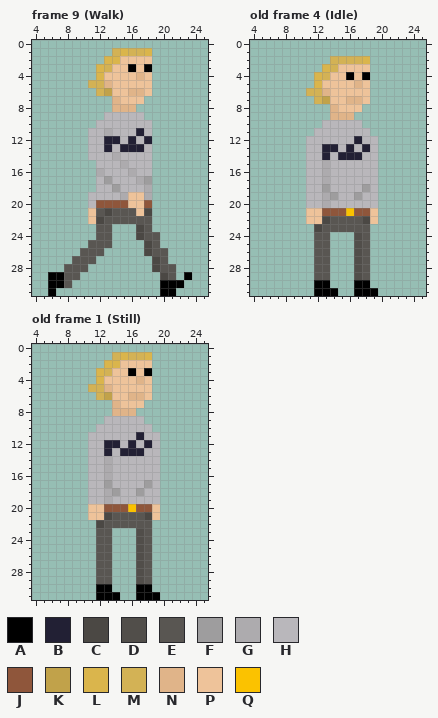
Two states of a pixel-art file, Oscar.aseprite. Above: the version before the commit.
32x32 pixels, 9 frames. Shown: frame 9 (Walk): x 4..25, y 0..31; old frame 4 (Idle): x 4..25, y 0..31; old frame 1 (Still): x 4..25, y 0..31. The commit also changed other frames, which this record leaves out.
Visible layers, top first: "Head", "ArmR", "LegR", "Torso", "ArmL", "LegL".
Palette (. is transparent): A #000000  B #222034  C #4b4844  D #514e4a  E #595652  F #9e9d9e  G #adabae  H #b9b7bb  J #8f563b  K #c1a24a  L #dab54c  M #d3b255  N #e0b489  P #eec39a  Q #fbc200
Pixels before, frame 9 (Walk), first column x 6:
 1 ........MLMML.....
 2 .......LLPPPP.....
 3 ......LMPPAPA.....
 4 ......LPPPPNP.....
 5 .....MMNPPPPP.....
 6 ......MKPPNNP.....
 7 ........NPPP......
 8 ........NNN.......
 9 .......HHHHH......
10 ......HHHHHHH.....
11 .....HHGHHHBH.....
12 .....HHBBHBHB.....
13 .....HHBHBBBH.....
14 .....HHHGHHHH.....
15 ......HHHGHHH.....
16 ......GHHHGHH.....
17 ......HFHHHGF.....
18 ......HHFHHHG.....
19 .....HHHHGPPG.....
20 .....HJJJJPPJ.....
21 .....PECEEEPC.....
22 .....PCEEEEEE.....
23 ......EE...CE.....
24 ......EE...CEE....
25 .....EEE....CE....
26 ....EEE.....CEE...
27 ...EEE.......CE...
28 ..EEE........CEE..
29 AAEE..........CE.A
30 AAE...........AAA.
31 A.............AA..
Pixels before, old frame 4 (Idle), first column x 11:
 2 ...MMMML.
 3 ..LMPPPP.
 4 .LMPPAPA.
 5 .LPPPPNP.
 6 MMNPPPPP.
 7 .MKPPNNP.
 8 ...NPPP..
 9 ...NNN...
10 ..HHHHH..
11 .HHHHHHH.
12 HHHHHHBHH
13 HHBBHBHBH
14 HHBHBBBHH
15 HHGHHHHHH
16 HHGHHHHHH
17 HHGHHHHHH
18 HHFHHHHFH
19 HHGFHHFHH
20 HHGHHHHHH
21 PPJJJQJJP
22 PPCEEEECP
23 .CEEEEEE.
24 .EE...DE.
25 .EE...DE.
26 .EE...DE.
27 .EE...DE.
28 .EE...DE.
29 .EE...DE.
30 .AA...AA.
31 .AAA..AAA
Pixels before, old frame 1 (Still), first column x 11:
 1 ...MLMML.
 2 ..LLPPPP.
 3 .LMPPAPA.
 4 .LPPPPNP.
 5 MMNPPPPP.
 6 .MKPPNNP.
 7 ...NPPP..
 8 ...NNN...
 9 ..HHHHH..
10 .HHHHHHH.
11 HHHHHHBHH
12 HHBBHBHBH
13 HHBHBBBHH
14 HHGHHHHHH
15 HHGHHHHHH
16 HHGHHHHHH
17 HHFHHHHFH
18 HHGFHHFHH
19 HHGHHHHHH
20 PPJJJQJJP
21 PPCEEEECP
22 .CEEEEEE.
23 .EE...DE.
24 .EE...DE.
25 .EE...DE.
26 .EE...DE.
27 .EE...DE.
28 .EE...DE.
29 .EE...DE.
30 .AA...AA.
31 .AAA..AAA
New version:
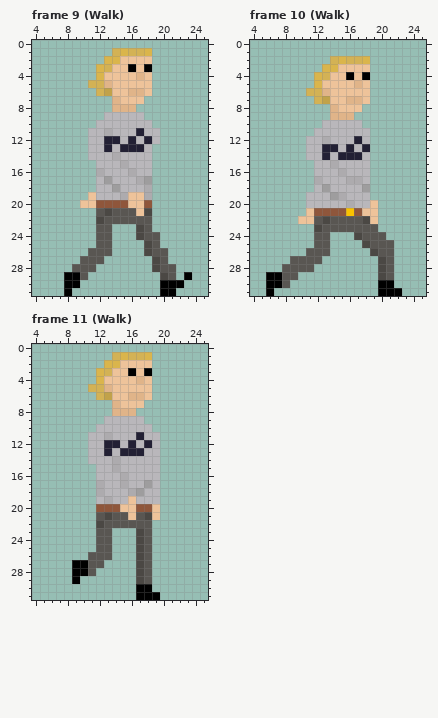
A new or re-ordered frame is compared with the old frame closest to it.
The author wrote: Finished Oscar walk (thanks Grillus). Added some resources for future happiness.
From old to new:
frames 9 -> 12
Changed rows in their new state; - is an unchanged pixel.
Frame 9 (Walk), layers "LegR", "ArmL":
first column x 19:
11 H
12 H
first column x 6:
19 -----P--
20 ----PP--
21 -----.--
22 -----.--
25 -----.--
26 ----.--E
27 ---.--E-
28 --.--E--
29 ..AAE---
30 ..AA----
31 .-A-----
Frame 10 (Walk) is new; against old frame 4 (Idle):
first column x 14:
 2 -L
 3 L-
first column x 6:
12 -------G-----.---
13 -------------.---
14 -------------.---
15 -----.-HG----.---
16 -----.-H-G---.---
17 -----.GH--GG-.---
18 -----.-------.---
19 -------H-G-H-.---
20 -------H--G--P---
21 ------J-----P----
22 ----P-E----------
23 -------------E---
24 -----------C-EE--
25 -----------.CEEE-
26 -----E-----..CEE-
27 ---EEE-.---..-CE-
28 --EEEE..---..-CE-
29 AAEE--..---..-CE-
30 AAE---..---..-AA-
31 A-----...--...AAA
Frame 11 (Walk) is new; against old frame 1 (Still):
first column x 9:
11 ----G----
14 ----HG---
15 --.-HG---
16 --.-H-G--
17 --.GH-G--
18 --.GHH-G-
19 --.----P-
20 --.J--PP-
21 --.E---P-
23 --------C
24 --------C
25 --------C
26 --E-----C
27 AAE-.---C
28 AAE..---C
29 A--..---C
30 ---..----
31 ---...---
